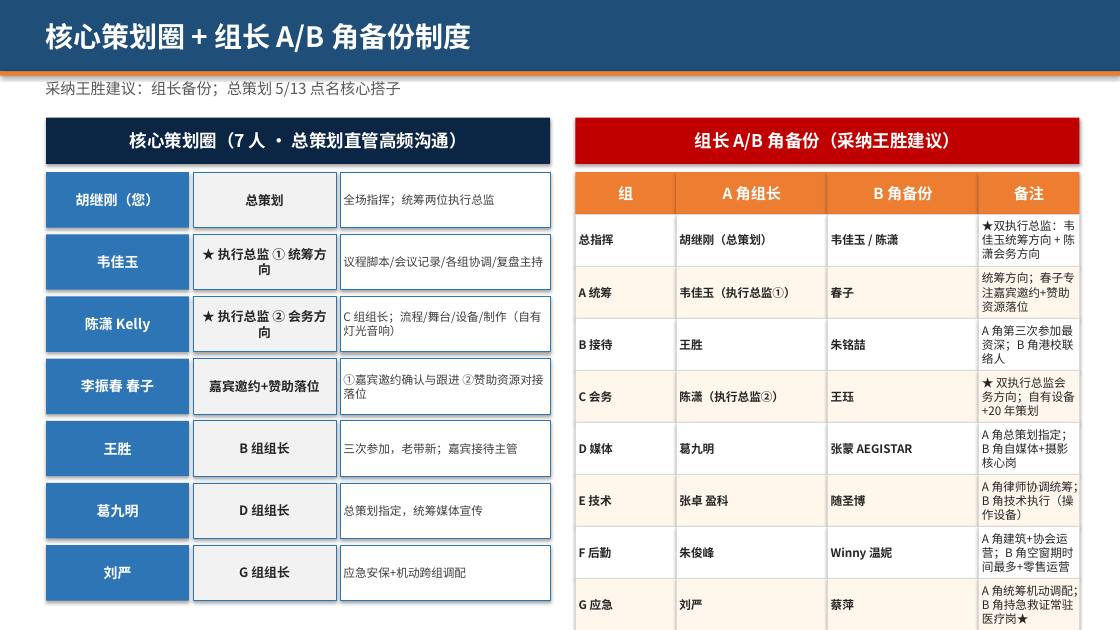
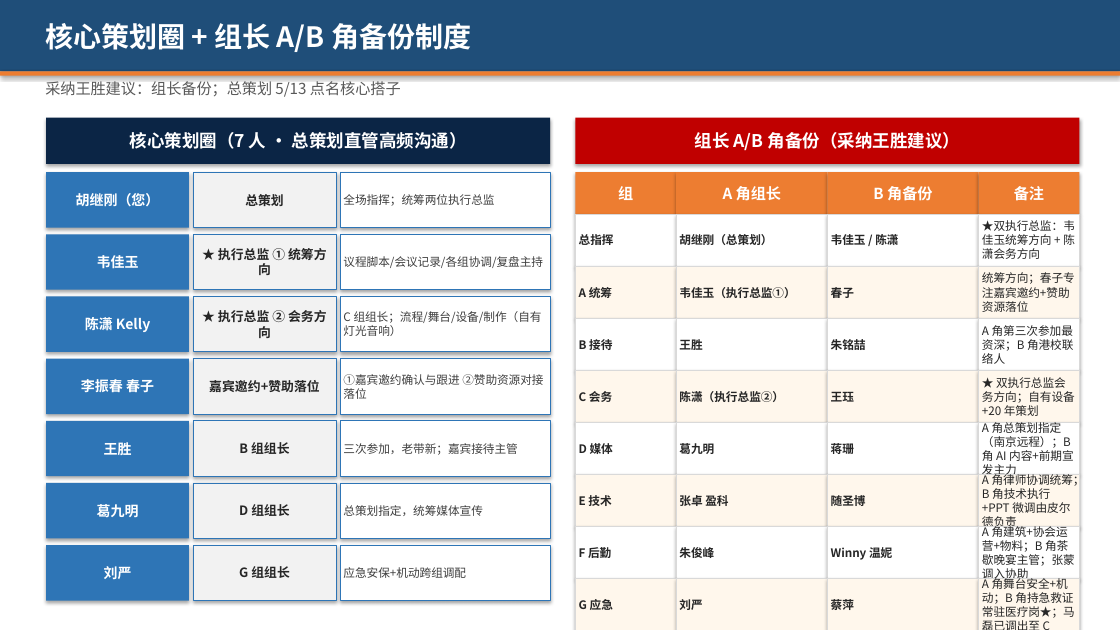
Before and after one commit to hujigang2010-maker/AIDEN, a slide deck: slide 15 of 2026峰会_志愿者分工方案.pptx. Drawn at 1120x630 pixels with LibreOffice and Linux fonts; fonts in the diff are those of the drawing. Boxes give left, top, right and bottom in pixels: in the first picture for what was removed or moved away, otherwise in the second. Text is boxed around its words. In the diff, an @@ line names an element or a change of style, - is before the commit and + after.

```diff
--- a/2026峰会_志愿者分工方案.pptx
+++ b/2026峰会_志愿者分工方案.pptx
@@ text in rectangle at box(831, 441, 854, 457): text changed @@
-张蒙 AEGISTAR
+蒋珊
@@ text in rectangle at box(982, 422, 1074, 478): text changed @@
-A 角总策划指定；B 角自媒体+摄影核心岗
+A 角总策划指定（南京远程）；B 角 AI 内容+前期宣发主力
@@ text in rectangle at box(982, 472, 1085, 530): text changed @@
-A 角律师协调统筹；B 角技术执行（操作设备）
+A 角律师协调统筹；B 角技术执行+PPT 微调由皮尔德负责
@@ text in rectangle at box(982, 524, 1075, 582): text changed @@
-A 角建筑+协会运营；B 角空窗期时间最多+零售运营
+A 角建筑+协会运营+物料；B 角茶歇晚宴主管；张蒙调入协助
@@ text in rectangle at box(982, 576, 1075, 618): text changed @@
-A 角统筹机动调配；B 角持急救证常驻医疗岗★
+A 角舞台安全+机动；B 角持急救证常驻医疗岗★；马磊已调出至 C
```
Also in this commit, not shown: 13 other slides changed, 2 other files.
